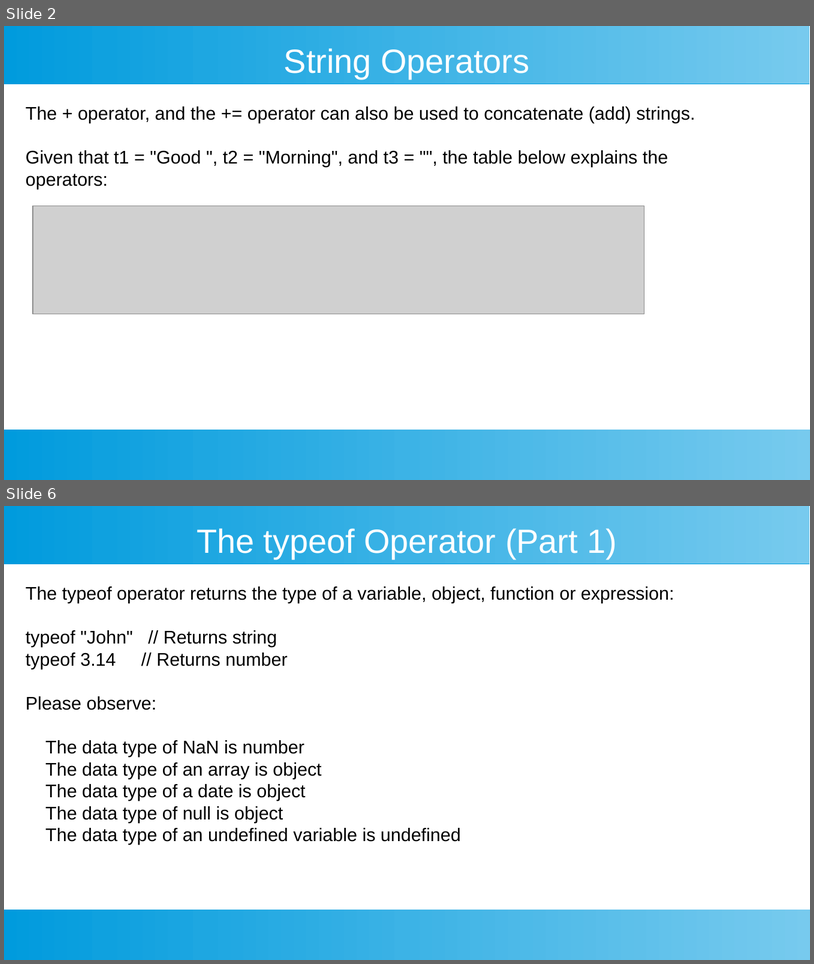
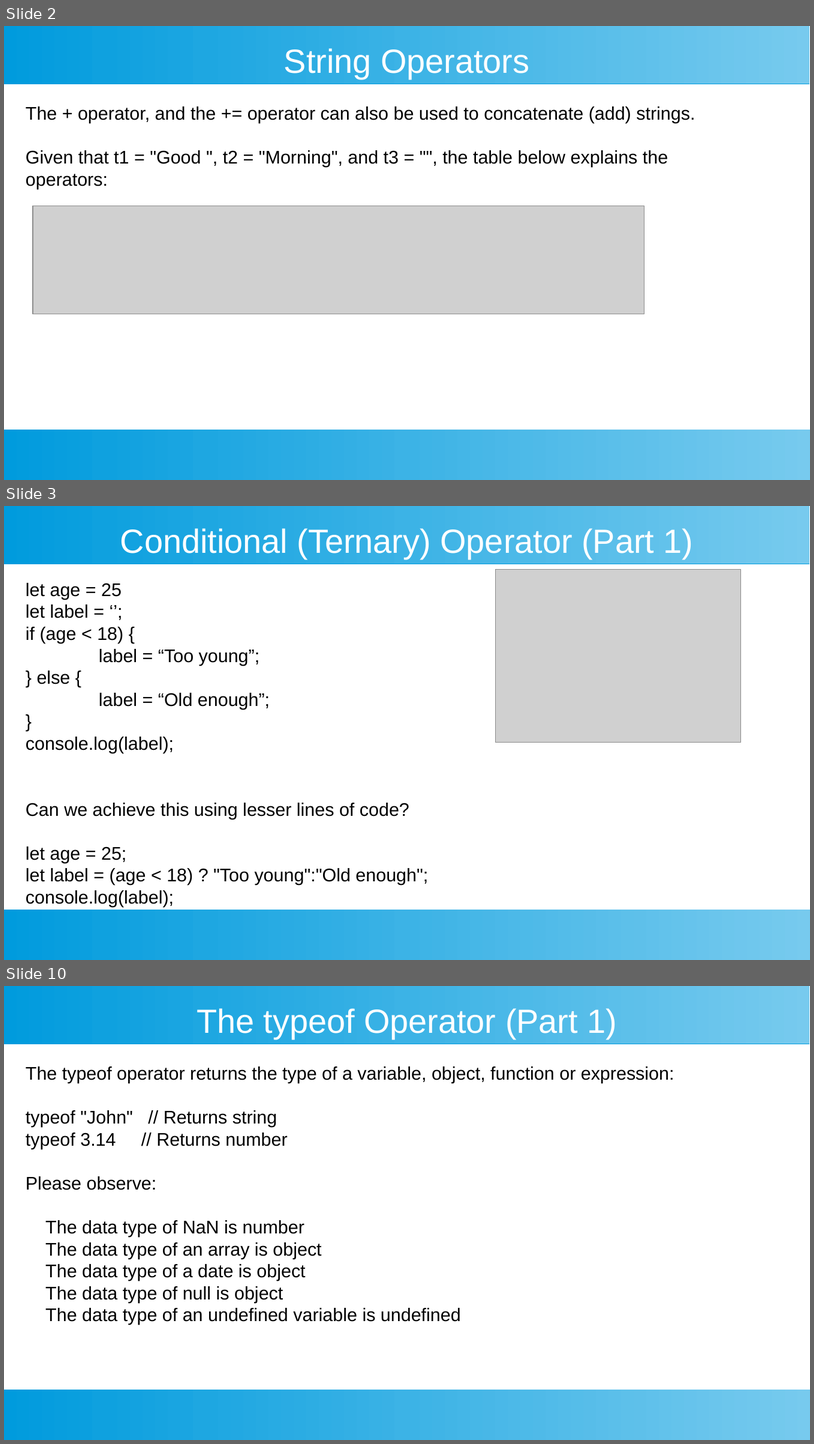
Before and after one commit to ashishjain1547/public_lessons_in_javascript, a slide deck: 3_Operators/special operators.odp. Shown one above the other, each under a label of ours: slides 2 and 6 before the commit, slides 2, 3 and 10 after it; the slides between them are not shown. The pictures are 814x964 and 814x1444 pixels, drawn with LibreOffice and Linux fonts; fonts in the diff are those of the drawing; grey boxes stand for pictures. Boxes give left, top, right and bottom in pixels: in the first picture for what was removed or moved away, otherwise in the second. Text is boxed around its words. In the diff, an @@ line names an element or a change of style, - is before the commit and + after.

```diff
--- a/3_Operators/special operators.odp
+++ b/3_Operators/special operators.odp
@@ slide 3 added at [4,506,810,960], background #FFFFFF; not listed: 2 template elements that a slide beside it also shows @@
@@ title added at [120,528,694,559], 33 pt, text #FFFFFF @@
+Conditional (Ternary) Operator (Part 1)
@@ picture added at [496,570,741,742] @@
@@ text added at [26,583,428,907], 18 pt, text #000000 @@
+let age = 25
+let label = ‘’;
+if (age < 18) {
+label = “Too young”;
+} else {
+label = “Old enough”;
+}
+console.log(label);
+Can we achieve this using lesser lines of code?
+let age = 25;
+let label = (age < 18) ? "Too young":"Old enough";
+console.log(label);
@@ what was slide 6 is now slide 10 @@
```
Also in this commit, not shown: 4 slides changed, 7 other slides added, 37 other files.
